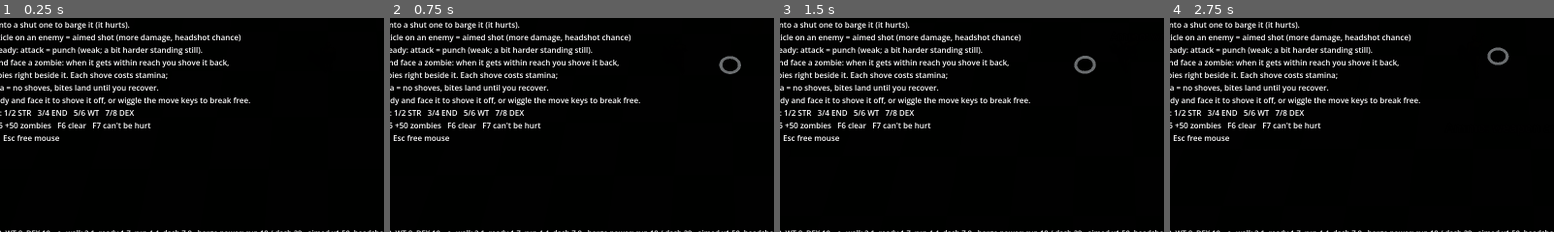
Above: before the commit, frames 1-4 (left to right).
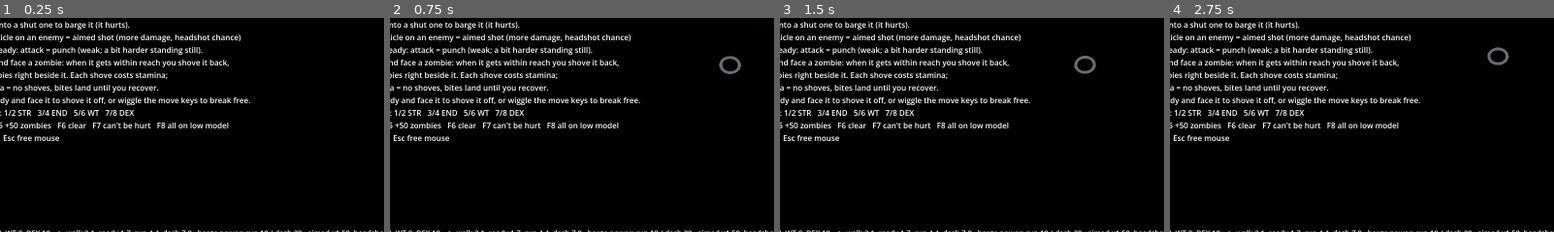
Above: after the commit, the same moments.

Repository: RuneTV64/twinsticksofdepth
Game: Godot game, scene res://main.tscn
Two runs of this game, one before a commit and one after it. Both use one fixed random seed, a clock stepped at 60 frames per second and the inputs below.
Inputs (mouse positions are % of the whole screen's width and height, from its top left):
- Up to frame 1 (0.25 s): no input
- Up to frame 2 (0.75 s): tap Enter at 0.5 s; move the mouse to (56, 49) at 0.52 s; press the mouse at (56, 49) at 0.53 s; hold W (move_up) from 0.53 s (still down)
- Up to frame 3 (1.5 s): keep holding W (move_up); move the mouse to (45, 50) at 1.27 s; release the mouse at (45, 50) at 1.28 s; right-click (45, 50) at 1.35 s
- Up to frame 4 (2.75 s): keep holding W (move_up); move the mouse to (53, 48) at 2.02 s; hold Shift (sprint) from 2.03 s (still down)
The pictures show only the part of the screen within x 7-57%, y 37-87%; the shares and areas given below are measured in that part.

The runs differ from the first frame. In frame 1, 0.3% of the frame differs, in the area x 40-60%, y 48-52%; in frame 2, 0.3%; in frame 3, 0.3%; in frame 4, 0.3%.

Commit message:
Crowd test: F8 puts every zombie on the low model
A test switch to see what the mid model costs: the owner's game still drops from
~77 to 50-55 FPS while the cursor pans the camera toward a pile, which brings
more zombies onto the mid model (triangles 7.8M -> 10.6M). The readout shows it.

Co-Authored-By: Claude Opus 5.5 <noreply@anthropic.com>
Claude-Session: https://claude.ai/code/session_016fBGAPxjuUC4CyoSW4jDTz

Diff:
--- a/hud.gd
+++ b/hud.gd
@@ -46,7 +46,7 @@
 out of stamina = no shoves, bites land until you recover.
 Grabbed: Ready and face it to shove it off, or wiggle the move keys to break free.
 Stat test keys: 1/2 STR   3/4 END   5/6 WT   7/8 DEX
-Crowd test: F5 +50 zombies   F6 clear   F7 can't be hurt
+Crowd test: F5 +50 zombies   F6 clear   F7 can't be hurt   F8 all on low model
 F1 hide help    Esc free mouse"""
 
 
--- a/main.gd
+++ b/main.gd
@@ -91,6 +91,9 @@
 			KEY_8: _stat("dexterity", 1)
 			KEY_F5: _add_crowd(CROWD_STEP)
 			KEY_F6: _clear_crowd()
+			KEY_F8:
+				ZombieBody.force_low = not ZombieBody.force_low
+				player.show_status("All zombies on the low model: %s" % ("ON" if ZombieBody.force_low else "OFF"), 1.5)
 			KEY_F7:
 				player.invulnerable = not player.invulnerable
 				player.show_status("Can't be hurt: %s" % ("ON" if player.invulnerable else "OFF"), 1.5)
@@ -183,7 +186,8 @@
 			alive += 1
 			if en._alpha > 0.0:
 				seen += 1
-	_perf.text = "CROWD TEST   F5 +%d   F6 clear   F7 can't be hurt: %s\n" % [CROWD_STEP, "ON" if player.invulnerable else "OFF"] \
+	_perf.text = "CROWD TEST   F5 +%d   F6 clear   F7 can't be hurt: %s   F8 all low model: %s\n" % [CROWD_STEP,
+			"ON" if player.invulnerable else "OFF", "ON" if ZombieBody.force_low else "OFF"] \
 		+ "%d FPS   frame %.1f ms   physics %.1f ms\n" % [Engine.get_frames_per_second(),
 			Performance.get_monitor(Performance.TIME_PROCESS) * 1000.0, Performance.get_monitor(Performance.TIME_PHYSICS_PROCESS) * 1000.0] \
 		+ "zombies %d (%d in view)\n" % [alive, seen] \
--- a/zombie_body.gd
+++ b/zombie_body.gd
@@ -184,6 +184,8 @@
 ## The model files, loaded once and kept: load() takes about a millisecond each call even for a file already loaded,
 ## and it was being called on every spawn and every detail swap (several a frame while the camera pans).
 static var _scenes := {}
+## Test switch (main.gd, F8): every zombie on the low model, to see what the mid model costs.
+static var force_low := false
 
 
 static func _scene(path: String) -> PackedScene:
@@ -283,7 +285,7 @@
 	if cam == null:
 		return
 	var d := cam.global_position.distance_to(e.global_position + Vector3.UP * 0.9)
-	var want_low := d > (mid_within if _low else low_beyond)
+	var want_low := force_low or d > (mid_within if _low else low_beyond)
 	if want_low == _low:
 		return
 	var frame := Engine.get_process_frames()
